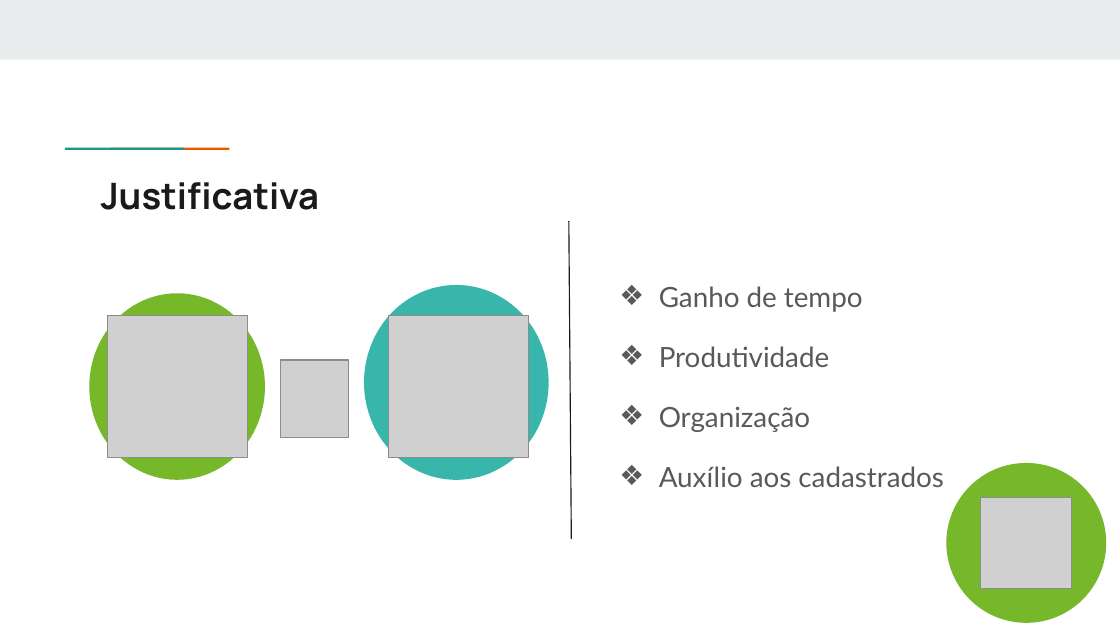
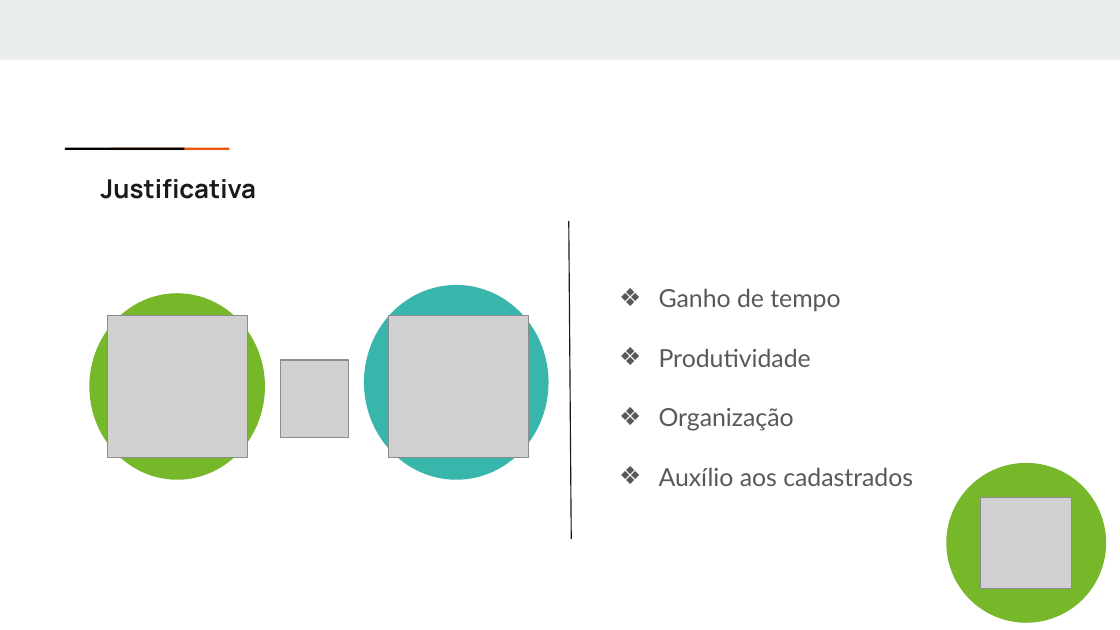
Before and after one commit to ICEI-PUC-Minas-PPLES-TI/plf-es-2021-2-ti4-0658100-corpoclinico, a slide deck: slide 8 of Divulgacao/Apresentacao/Sprint 05 - Apresentação Final.pptx. Drawn at 1120x630 pixels with LibreOffice and Linux fonts; fonts in the diff are those of the drawing; grey boxes stand for pictures. Boxes give left, top, right and bottom in pixels: in the first picture for what was removed or moved away, otherwise in the second. Text is boxed around its words. In the diff, an @@ line names an element or a change of style, - is before the commit and + after.

```diff
--- a/Divulgacao/Apresentacao/Sprint 05 - Apresentação Final.pptx
+++ b/Divulgacao/Apresentacao/Sprint 05 - Apresentação Final.pptx
@@ rectangle: place and size @@
-rectangle at <box>102,146,148,151</box>
+rectangle at <box>64,147,184,150</box>
@@ rectangle at <box>64,147,184,150</box>: fill #1A9988 to #000000 @@
@@ rectangle: place and size @@
-rectangle at <box>147,146,193,151</box>
+rectangle at <box>111,148,230,150</box>
@@ text "Justificativa" at <box>100,179,256,199</box>: size 23.4 to 16.6 pt @@
@@ line removed from (569, 222) to (571, 539) @@
@@ freeform shape added at <box>569,222,571,540</box>, outline #1A1A1A 0.75 pt @@
@@ text "Ganho de tempo" at <box>659,288,913,486</box>: size 17.9 to 16 pt; line spacing 1.8 to 2 @@
```
Also in this commit, not shown: 8 other slides changed, 6 slides added, 5 slides removed, 1 other file.
